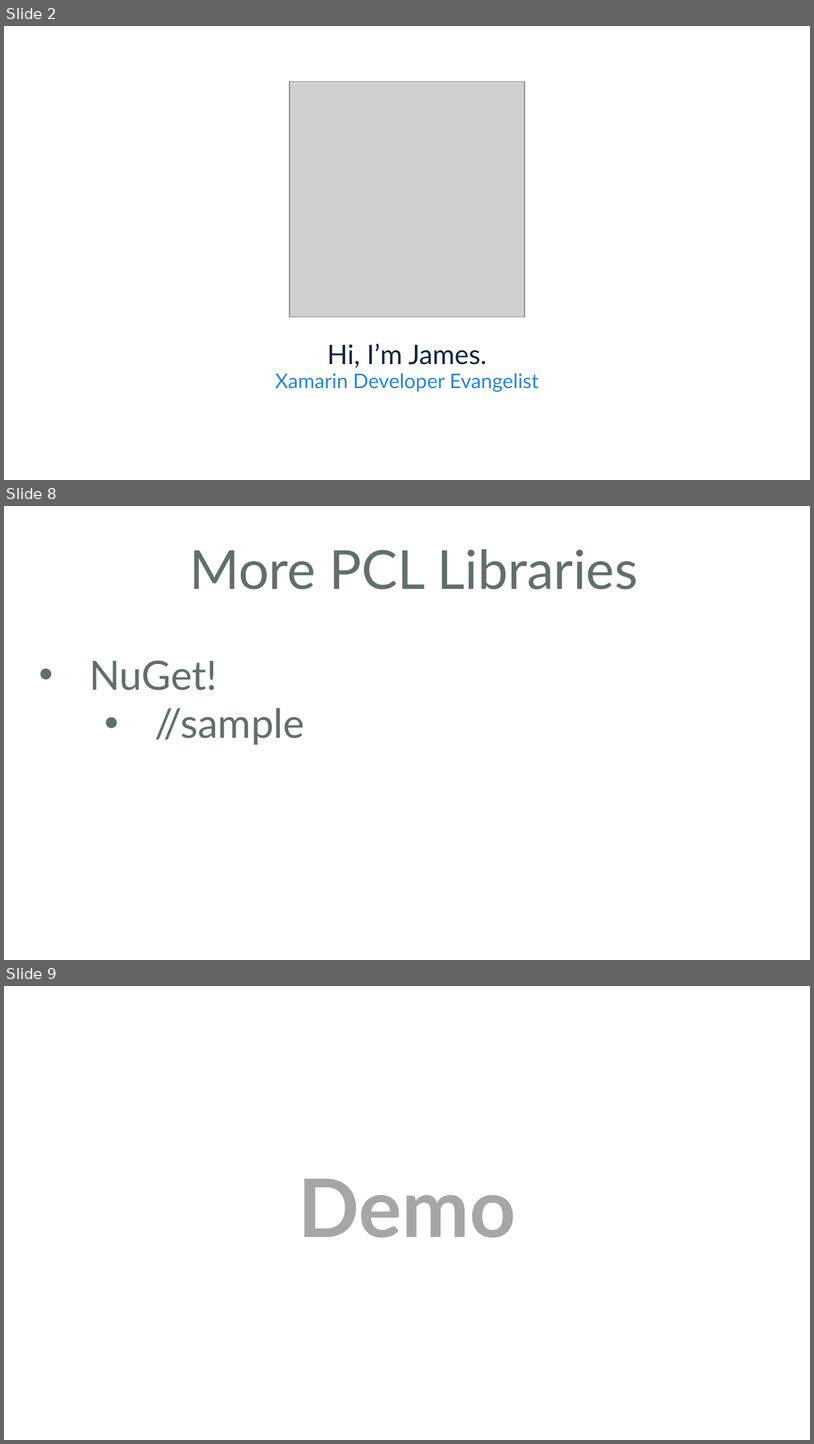
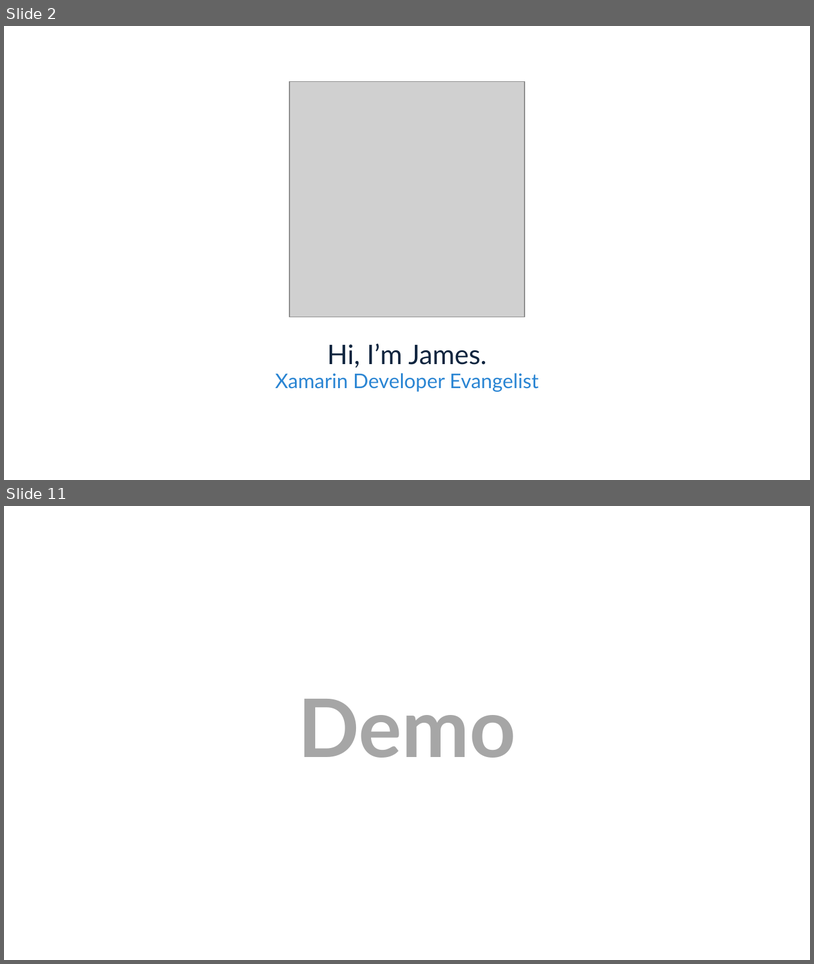
Before and after one commit to jamesmontemagno/PlanetXamarin, a slide deck: PCLinVS.ppt. Shown one above the other, each under a label of ours: slides 2, 8 and 9 before the commit, slides 2 and 11 after it; the slides between them are not shown. The pictures are 814x1444 and 814x964 pixels, drawn with LibreOffice and Linux fonts; fonts in the diff are those of the drawing; grey boxes stand for pictures; background and template pictures are left out. Boxes give left, top, right and bottom in pixels: in the first picture for what was removed or moved away, otherwise in the second. Text is boxed around its words. In the diff, an @@ line names an element or a change of style, - is before the commit and + after.

```diff
--- a/PCLinVS.ppt
+++ b/PCLinVS.ppt
@@ slide 8 removed at [4, 506, 810, 960], background #FFFFFF @@
@@ text removed at [189, 549, 638, 589] @@
-More PCL Libraries
@@ text removed at [89, 660, 305, 745] @@
-• NuGet!
-  • //sample
@@ what was slide 9 is now slide 11 @@
```
Also in this commit, not shown: 2 slides changed, 6 slides added, 3 other slides removed.
